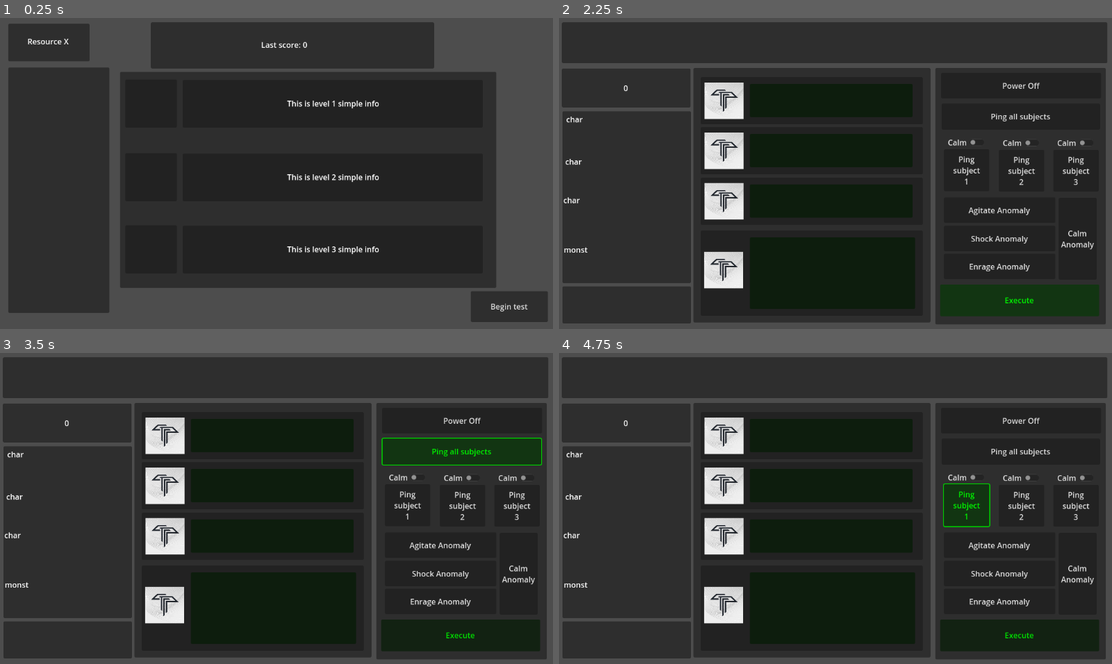
Above: before the commit, frames 1-4 (two rows, left to right).
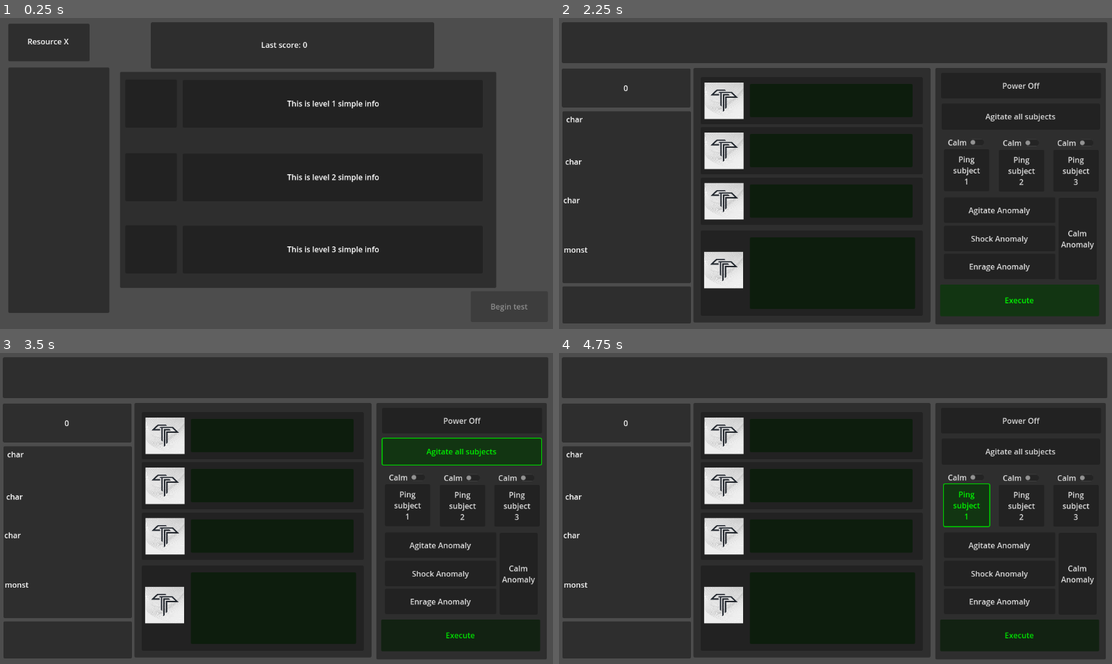
Above: after the commit, the same moments.

Repository: andrewpressman/MonsterManagement
Game: Godot game, scene res://Level Select/Level Select Screen.tscn
Two runs of this game, one before a commit and one after it. Both use one fixed random seed, a clock stepped at 60 frames per second and the inputs below. Sound files missing from this copy of the repository are replaced by a short silence.
Inputs (mouse positions are in pixels of both pictures, inside the frame that each line leads up to):
- Up to frame 1 (0.25 s): no input
- Up to frame 2 (2.25 s): click (708, 176) at 0.5 s; click (708, 105) at 1.25 s; click "Begin test" at 2 s
- Up to frame 3 (3.5 s): click "Ping all subjects" (after the commit: "Agitate all subjects") at 2.75 s
- Up to frame 4 (4.75 s): click "Power Off" at 3.5 s; click "Ping subject 1" at 4.25 s

The runs differ from the first frame. In frame 1, less than 0.1% of the frame differs, in the area x 88-96%, y 91-95%; in frame 2, 0.2%; in frame 3, 0.2%, in the area x 77-90%, y 30-34%; in frame 4, 0.2%.

Commit message:
Added audio player & sound files, bug/balance fixes

Diff:
--- a/Actions.gd
+++ b/Actions.gd
@@ -11,6 +11,9 @@
 #Power Controls
 var PowerOnButton: Button
 var PowerOffButton: Button
+
+#Audio Trigger
+var EffectsPlayer : AudioStreamPlayer2D
 
 #Character Controls
 var Char1Trigger : Button
@@ -69,7 +72,6 @@
 func unselectButtions(clear:bool):
 	if clear:
 		selectedButton = null
-
 	for button in [Agitate1Button, Agitate2Button, Agitate3Button, CalmButton, PowerOnButton, PowerOffButton, Char1Trigger, Char2Trigger, Char3Trigger, AllCharTrigger]:
 		if button != selectedButton:
 			button.modulate = Color(1, 1, 1)  # Reset color
@@ -106,61 +108,58 @@
 
 # Callback when the "Execute" button is pressed
 func _on_execute_button_pressed():
-	start_Clock()
 
 	if selectedButton == Agitate1Button:
 		# ncrease all leveles at lowest rate
 		GameController.UpdateStatus(IncreaseRate,IncreaseRate,IncreaseRate,IncreaseRate)
 		TickPower()
-
-	if selectedButton == Agitate2Button:
+	elif selectedButton == Agitate2Button:
 		# increase all leveles at medium rate
 		GameController.UpdateStatus(1.5 * IncreaseRate,1.5 * IncreaseRate,1.5 * IncreaseRate,1.5 * IncreaseRate)
 		TickPower()
-
-	if selectedButton == Agitate3Button:
+	elif selectedButton == Agitate3Button:
 		# increase all leveles at max rate
 		GameController.UpdateStatus(2 * IncreaseRate,2 * IncreaseRate,2 * IncreaseRate,2 * IncreaseRate)
 		TickPower()
-
-	if selectedButton == CalmButton:
+	elif selectedButton == CalmButton:
 		# decrease all levels
 		GameController.UpdateStatus(DecreaseRate,DecreaseRate,DecreaseRate,DecreaseRate)
 		TickPower()
-
-	if selectedButton == PowerOnButton:
+	elif selectedButton == PowerOnButton:
 		# Increment Character1, Character2, and Character3
 		GameController.UpdateStatus(DecreaseRate,DecreaseRate,DecreaseRate,0)
+		GameController.PlaySound(2)
 		togglePower()
-
-	if selectedButton == PowerOffButton:
+	elif selectedButton == PowerOffButton:
 		# Increment Character1, Character2, and Character3, and decrement Monster
 		GameController.UpdateStatus(IncreaseRate,IncreaseRate,IncreaseRate,DecreaseRate)
+		GameController.PlaySound(3)
 		togglePower()
-
 	#Triggers for specific character agitation: increase for true (agitate), decrease for false(calm)
-	if selectedButton == Char1Trigger:
+	elif selectedButton == Char1Trigger:
 		if $Environment/Char1Ping.CheckType():
 			GameController.UpdateStatus(IncreaseRate,0,0,0)
 		else:
 			GameController.UpdateStatus(DecreaseRate,0,0,0)
-
-	if selectedButton == Char2Trigger:
+	elif selectedButton == Char2Trigger:
 		if $Environment/Char2Ping.CheckType():
 			GameController.UpdateStatus(0,IncreaseRate,0,0)
 		else:
 			GameController.UpdateStatus(0,DecreaseRate,0,0)
-
-	if selectedButton == Char3Trigger:
+	elif selectedButton == Char3Trigger:
 		if $Environment/Char3Ping.CheckType():
 			GameController.UpdateStatus(0,0,IncreaseRate,0)
 		else:
 			GameController.UpdateStatus(0,0,DecreaseRate,0)
+	elif(selectedButton == AllCharTrigger):
+		GameController.UpdateStatus(IncreaseRate,IncreaseRate,IncreaseRate,0)
+		GameController.PlaySound(1)
+		TickPower()
+	else:
+		#TODO: alert the player no button was pressed. TickPower anyways???
+		pass
 
-	if(selectedButton == AllCharTrigger):
-		GameController.UpdateStatus(IncreaseRate,IncreaseRate,IncreaseRate,0)
-		TickPower()
-
+	start_Clock()
 	# Reset the button selection
 	unselectButtions(true)
 
--- a/Clock.gd
+++ b/Clock.gd
@@ -13,9 +13,9 @@
 
 func _on_timer_timeout():
 	# Generate a random number between 1 and 100
-	var CharacterTrack = randi_range(1,3)
 	var MonsterTrack = randi_range(1,4)
 
+	var CharacterTrack = randi_range(1,3)
 	match CharacterTrack:
 		1:
 			GameController.UpdateStatus(IncreaseRate,0,0,0)
@@ -36,7 +36,7 @@
 	start()
 
 func IncreaseDifficulty():
-	if count > 12:
-		GlobalVariables.IncreaseRate * 1.5
+	if count > 24:
+		GlobalVariables.IncreaseRate * 3
 	else:
 		count += 1
--- /dev/null
+++ b/EffectsPlayer.gd
@@ -0,0 +1,19 @@
+extends AudioStreamPlayer2D
+
+func play_sound(parameter_value: int):
+	# Add your conditions to determine which sound to play based on the parameter_value
+	match parameter_value:
+		1:
+			# Ping Sound
+			stream = preload("res://Assets/Audio Files/Actions Sounds/Ping.wav")
+			play()
+		2:
+			# Power Up
+			stream = preload("res://Assets/Audio Files/Actions Sounds/powerUp.wav")
+			play()
+		3:
+			# Power Down
+			stream = preload("res://Assets/Audio Files/Actions Sounds/powerDown.wav")
+			play()
+
+		# Add more cases as needed
--- a/Game Screen.tscn
+++ b/Game Screen.tscn
@@ -8,6 +8,7 @@
 [ext_resource type="Script" path="res://Character.gd" id="3_o7a42"]
 [ext_resource type="Texture2D" uid="uid://ea8a3ckdjpp2" path="res://Assets/RTEVaPZh_400x400.jpg" id="4_75rfu"]
 [ext_resource type="Script" path="res://CharacterPing.gd" id="5_1bmgd"]
+[ext_resource type="Script" path="res://EffectsPlayer.gd" id="9_3vj8r"]
 
 [sub_resource type="Theme" id="Theme_ks27t"]
 
@@ -15,7 +16,7 @@
 script = ExtResource("1_61weh")
 
 [node name="Clock" type="Timer" parent="."]
-wait_time = 10.0
+wait_time = 5.0
 script = ExtResource("2_kakbt")
 
 [node name="Waveform" type="Panel" parent="."]
@@ -23,6 +24,7 @@
 offset_top = 9.0
 offset_right = 1138.0
 offset_bottom = 94.0
+metadata/_edit_use_anchors_ = true
 
 [node name="AudioPlayer" type="AudioStreamPlayer2D" parent="."]
 stream = ExtResource("2_pjbmj")
@@ -33,6 +35,7 @@
 offset_right = 1135.0
 offset_bottom = 637.0
 script = ExtResource("3_aqjdg")
+metadata/_edit_use_anchors_ = true
 
 [node name="Environment" type="Node" parent="Actions"]
 
@@ -41,7 +44,8 @@
 offset_top = 178.0
 offset_right = 1123.0
 offset_bottom = 232.0
-text = "Ping all subjects"
+text = "Agitate all subjects"
+metadata/_edit_use_anchors_ = true
 
 [node name="Power" type="Node" parent="Actions/Environment"]
 
@@ -51,6 +55,7 @@
 offset_right = 1125.0
 offset_bottom = 167.0
 text = "Power On"
+metadata/_edit_use_anchors_ = true
 
 [node name="PowerOff" type="Button" parent="Actions/Environment/Power"]
 offset_left = 793.0
@@ -58,6 +63,7 @@
 offset_right = 1125.0
 offset_bottom = 167.0
 text = "Power Off"
+metadata/_edit_use_anchors_ = true
 
 [node name="Char1Ping" type="Node" parent="Actions/Environment"]
 script = ExtResource("5_1bmgd")
@@ -68,6 +74,7 @@
 offset_right = 889.0
 offset_bottom = 275.0
 text = "Calm"
+metadata/_edit_use_anchors_ = true
 
 [node name="PingTrigger" type="Button" parent="Actions/Environment/Char1Ping"]
 offset_left = 799.0
@@ -77,6 +84,7 @@
 text = "Ping
 subject
 1"
+metadata/_edit_use_anchors_ = true
 
 [node name="Char2Ping" type="Node" parent="Actions/Environment"]
 script = ExtResource("5_1bmgd")
@@ -87,6 +95,7 @@
 offset_right = 1003.0
 offset_bottom = 276.0
 text = "Calm"
+metadata/_edit_use_anchors_ = true
 
 [node name="PingTrigger" type="Button" parent="Actions/Environment/Char2Ping"]
 offset_left = 913.0
@@ -96,6 +105,7 @@
 text = "Ping
 subject
 2"
+metadata/_edit_use_anchors_ = true
 
 [node name="Char3Ping" type="Node" parent="Actions/Environment"]
 script = ExtResource("5_1bmgd")
@@ -106,6 +116,7 @@
 offset_right = 1116.0
 offset_bottom = 276.0
 text = "Calm"
+metadata/_edit_use_anchors_ = true
 
 [node name="PingTrigger" type="Button" parent="Actions/Environment/Char3Ping"]
 offset_left = 1026.0
@@ -115,6 +126,7 @@
 text = "Ping
 subject
 3"
+metadata/_edit_use_anchors_ = true
 
 [node name="Monster" type="Node" parent="Actions"]
 
@@ -124,6 +136,7 @@
 offset_right = 1030.0
 offset_bottom = 426.0
 text = "Agitate Anomaly"
+metadata/_edit_use_anchors_ = true
 
 [node name="Agitate2" type="Button" parent="Actions/Monster"]
 offset_left = 799.0
@@ -131,6 +144,7 @@
 offset_right = 1030.0
 offset_bottom = 485.0
 text = "Shock Anomaly"
+metadata/_edit_use_anchors_ = true
 
 [node name="Agitate3" type="Button" parent="Actions/Monster"]
 offset_left = 799.0
@@ -138,6 +152,7 @@
 offset_right = 1030.0
 offset_bottom = 543.0
 text = "Enrage Anomaly"
+metadata/_edit_use_anchors_ = true
 
 [node name="Calm" type="Button" parent="Actions/Monster"]
 offset_left = 1037.0
@@ -146,6 +161,7 @@
 offset_bottom = 544.0
 text = "Calm
 Anomaly"
+metadata/_edit_use_anchors_ = true
 
 [node name="Execute" type="Button" parent="Actions"]
 layout_mode = 0
@@ -155,6 +171,7 @@
 offset_bottom = 516.0
 theme = SubResource("Theme_ks27t")
 text = "Execute"
+metadata/_edit_use_anchors_ = true
 
 [node name="ResetClock" type="Timer" parent="Actions"]
 wait_time = 2.0
@@ -196,6 +213,7 @@
 offset_top = 104.0
 offset_right = 771.0
 offset_bottom = 633.0
+metadata/_edit_use_anchors_ = true
 
 [node name="Character1" type="Panel" parent="HealthMonitor"]
 layout_mode = 0
@@ -204,6 +222,7 @@
 offset_right = 476.0
 offset_bottom = 117.0
 script = ExtResource("3_o7a42")
+metadata/_edit_use_anchors_ = true
 
 [node name="Sprite2D" type="Sprite2D" parent="HealthMonitor/Character1"]
 position = Vector2(49, 49)
@@ -216,6 +235,7 @@
 offset_top = 14.0
 offset_right = 440.0
 offset_bottom = 83.0
+metadata/_edit_use_anchors_ = true
 
 [node name="Character2" type="Panel" parent="HealthMonitor"]
 layout_mode = 0
@@ -224,6 +244,7 @@
 offset_right = 476.0
 offset_bottom = 221.0
 script = ExtResource("3_o7a42")
+metadata/_edit_use_anchors_ = true
 
 [node name="Sprite2D" type="Sprite2D" parent="HealthMonitor/Character2"]
 position = Vector2(49, 49)
@@ -236,6 +257,7 @@
 offset_top = 14.0
 offset_right = 440.0
 offset_bottom = 83.0
+metadata/_edit_use_anchors_ = true
 
 [node name="Character3" type="Panel" parent="HealthMonitor"]
 layout_mode = 0
@@ -244,6 +266,7 @@
 offset_right = 476.0
 offset_bottom = 326.0
 script = ExtResource("3_o7a42")
+metadata/_edit_use_anchors_ = true
 
 [node name="Sprite2D" type="Sprite2D" parent="HealthMonitor/Character3"]
 position = Vector2(49, 49)
@@ -256,6 +279,7 @@
 offset_top = 14.0
 offset_right = 440.0
 offset_bottom = 83.0
+metadata/_edit_use_anchors_ = true
 
 [node name="Monster" type="Panel" parent="HealthMonitor"]
 layout_mode = 0
@@ -264,6 +288,7 @@
 offset_right = 476.0
 offset_bottom = 515.0
 script = ExtResource("3_o7a42")
+metadata/_edit_use_anchors_ = true
 
 [node name="Sprite2D" type="Sprite2D" parent="HealthMonitor/Monster"]
 position = Vector2(48, 82)
@@ -276,18 +301,21 @@
 offset_top = 14.0
 offset_right = 445.0
 offset_bottom = 163.0
+metadata/_edit_use_anchors_ = true
 
 [node name="CaseNo" type="Panel" parent="."]
 offset_left = 7.0
 offset_top = 558.0
 offset_right = 274.0
 offset_bottom = 635.0
+metadata/_edit_use_anchors_ = true
 
 [node name="GameState" type="Panel" parent="."]
 offset_left = 6.0
 offset_top = 105.0
 offset_right = 273.0
 offset_bottom = 186.0
+metadata/_edit_use_anchors_ = true
 
 [node name="Score" type="Label" parent="GameState"]
 layout_mode = 0
@@ -298,12 +326,14 @@
 text = "0"
 horizontal_alignment = 1
 vertical_alignment = 1
+metadata/_edit_use_anchors_ = true
 
 [node name="Extra" type="Panel" parent="."]
 offset_left = 7.0
 offset_top = 194.0
 offset_right = 274.0
 offset_bottom = 551.0
+metadata/_edit_use_anchors_ = true
 
 [node name="Label1" type="Label" parent="Extra"]
 layout_mode = 0
@@ -312,6 +342,7 @@
 offset_right = 258.0
 offset_bottom = 83.0
 text = "char"
+metadata/_edit_use_anchors_ = true
 
 [node name="Label2" type="Label" parent="Extra"]
 layout_mode = 0
@@ -320,6 +351,7 @@
 offset_right = 240.0
 offset_bottom = 150.0
 text = "char"
+metadata/_edit_use_anchors_ = true
 
 [node name="Label3" type="Label" parent="Extra"]
 layout_mode = 0
@@ -328,6 +360,7 @@
 offset_right = 255.0
 offset_bottom = 240.0
 text = "char"
+metadata/_edit_use_anchors_ = true
 
 [node name="Label4" type="Label" parent="Extra"]
 layout_mode = 0
@@ -336,6 +369,12 @@
 offset_right = 255.0
 offset_bottom = 337.0
 text = "monst"
+metadata/_edit_use_anchors_ = true
+
+[node name="Sounds" type="Node" parent="."]
+
+[node name="EffectsPlayer" type="AudioStreamPlayer2D" parent="Sounds"]
+script = ExtResource("9_3vj8r")
 
 [connection signal="timeout" from="Clock" to="Clock" method="_on_timer_timeout"]
 [connection signal="pressed" from="Actions/Environment/PingAll" to="Actions" method="_on_AllCharTrigger_pressed"]
--- a/GameController.gd
+++ b/GameController.gd
@@ -16,6 +16,9 @@
 
 # inactive, active, angry, escaped
 var Monster : int
+
+#Audio Settings
+var EffectsPlayer : AudioStreamPlayer2D
 
 # Get references to character and monster nodes in the HealthMonitor panel
 var character1_node
@@ -46,6 +49,9 @@
 	l2 = $Extra/Label2
 	l3 = $Extra/Label3
 	l4 = $Extra/Label4
+
+	#audio
+	EffectsPlayer = $Sounds/EffectsPlayer
 
 	#declare global variables
 	MinState = GlobalVariables.MinState
@@ -115,6 +121,9 @@
 
 	UpdateScore()
 
+func PlaySound(sound : int):
+	EffectsPlayer.play_sound(sound)
+
 func StartGame():
 	#Reset()
 	GlobalVariables.Score = 0
--- a/Level Select/LevelSelector.gd
+++ b/Level Select/LevelSelector.gd
@@ -27,10 +27,9 @@
 	Level2 = $Cases/Level2
 	Level3 = $Cases/Level3
 
-	#GameController = get_parent() #TODO: ping to GameController scene
-	# Initially, no button is selected
+	executeButton = $Begin
 	selectedButton = null
-
+	executeButton.disabled = true
 	#testing
 	LastScore = $TempScore/Score
 	if GlobalVariables.Score == null:
@@ -41,6 +40,7 @@
 
 # Function to update the button selection and visuals
 func update_button_selection(button: Button):
+	executeButton.disabled = false
 	selectedButton = button
 	selectedButton.modulate = Color(0, 1, 0)  # Set selected button to green
 	unselectButtions(false)
@@ -48,6 +48,7 @@
 func unselectButtions(clear:bool):
 	if clear:
 		selectedButton = null
+		executeButton.disabled = true
 	hideBig()
 	ShowSmall()
 	for button in [Level1Button, Level2Button, Level3Button]:
@@ -115,7 +116,6 @@
 			Level1.hideBig()
 			Level2.hideBig()
 
-
 func ShowSmall():
 	Level1.showSmall()
 	Level2.showSmall()
Not shown, added: Assets/Audio Files/Actions Sounds/Ping.wav.import
Not shown, added: Assets/Audio Files/Actions Sounds/powerDown.wav.import
Not shown, added: Assets/Audio Files/Actions Sounds/powerUp.wav.import
Not shown: 1 places in Game Screen.tscn that only renumber resources
Not shown, added: Assets/Audio Files/Actions Sounds/Ping.wav
Not shown, added: Assets/Audio Files/Actions Sounds/powerDown.wav
Not shown, added: Assets/Audio Files/Actions Sounds/powerUp.wav
